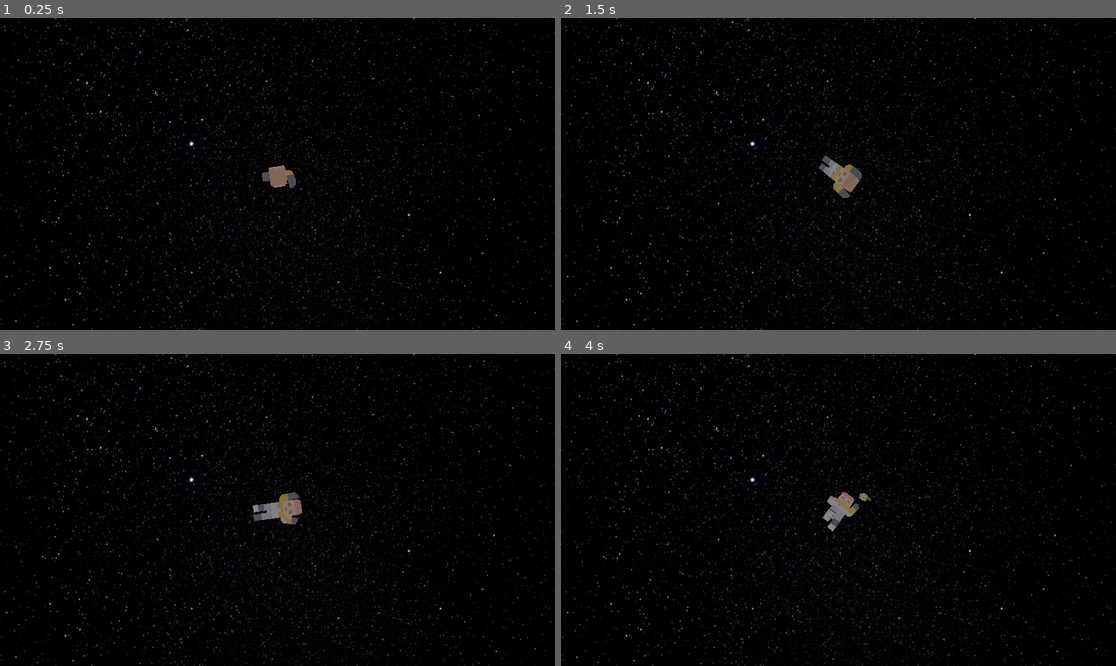
Above: before the commit, frames 1-4 (two rows, left to right).
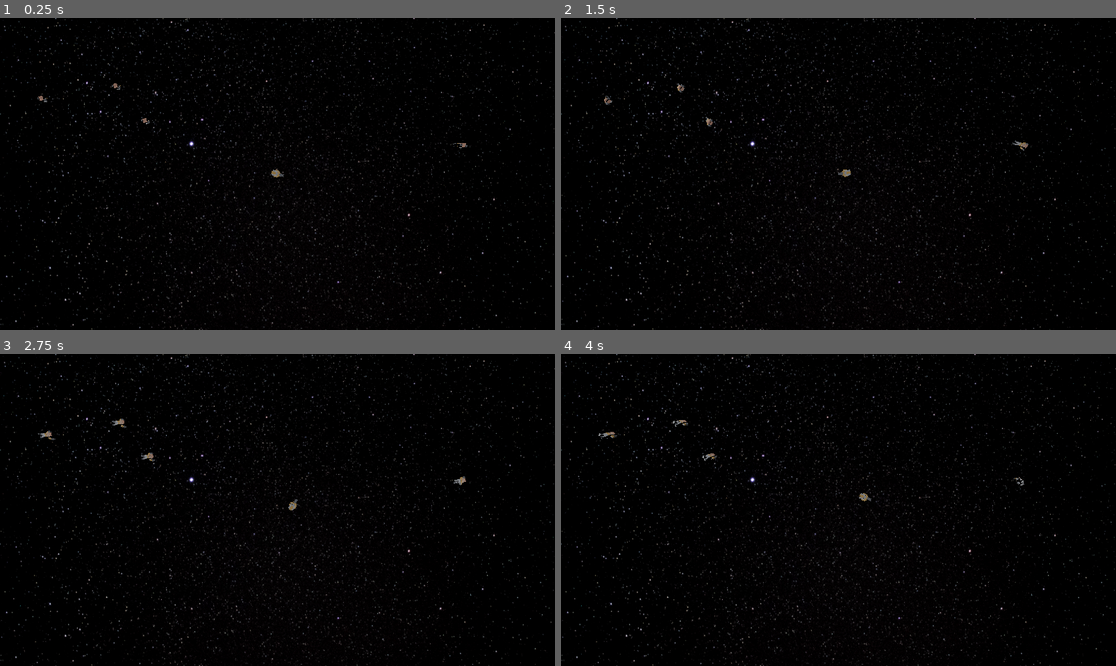
Above: after the commit, the same moments.

Repository: SiJiL82/limited-space
Game: Godot game, scene res://world.tscn
Same seed, same stepped clock (60 frames per second), same inputs: the game is played once before the commit and once after it.
Inputs (mouse positions are in pixels of both pictures, inside the frame that each line leads up to):
- Up to frame 1 (0.25 s): no input
- Up to frame 2 (1.5 s): move the mouse to (960, 158) at 0.52 s; hold Space (thruster) 0.53-1.28 s; move the mouse to (727, 189) at 1.27 s
- Up to frame 3 (2.75 s): move the mouse to (333, 441) at 2.02 s; hold Space (thruster) from 2.03 s (still down)
- Up to frame 4 (4 s): move the mouse to (810, 572) at 2.77 s; move the mouse to (1005, 556) at 3.52 s; release Space (thruster) at 3.53 s

The runs differ from the first frame. In frame 1, 0.4% of the frame differs, in the area x 6-85%, y 20-55%; in frame 2, 0.6%; in frame 3, 0.7%, in the area x 6-84%, y 20-55%; in frame 4, 0.5%.

Commit message:
spawn astronauts randomly on game start

Diff:
--- a/astronaut_floating.tscn
+++ b/astronaut_floating.tscn
@@ -137,7 +137,7 @@
 }
 
 [node name="astronautFloating" type="Node3D"]
-transform = Transform3D(40, 0, 0, 0, 40, 0, 0, 0, 40, 0, 0, 0)
+transform = Transform3D(10, 0, 0, 0, 10, 0, 0, 0, 10, 0, 0, 0)
 
 [node name="astronautA" parent="." instance=ExtResource("1_p3kgj")]
 transform = Transform3D(1, 8.88177e-16, 2.98023e-08, 0, 1, -2.98023e-08, -2.98023e-08, 2.98023e-08, 1, 0, 0, 0)
--- a/world.gd
+++ b/world.gd
@@ -1,14 +1,26 @@
 extends Node3D
 
-var StrandedAstronaut = preload("res://astronaut_floating.tscn").instantiate()
+var StrandedAstronaut = preload("res://astronaut_floating.tscn")
+var rng = RandomNumberGenerator.new()
 
 # Called when the node enters the scene tree for the first time.
 func _ready():
+	spawn_astronauts(4)
 
-	spawn_astronauts()
+func spawn_astronauts(astronauts_to_spawn):
+	for i in astronauts_to_spawn:
+		spawn_astronaut()
 
-func spawn_astronauts():
-	StrandedAstronaut.position = Vector3(0, 10, 0) #0, 20, 0 for centre.
-	self.add_child(StrandedAstronaut)
-	var animation_player = StrandedAstronaut.get_node("astronautA").get_node("AnimationPlayer")
+func spawn_astronaut():
+	var spawnedAstronaut = StrandedAstronaut.instantiate()
+	spawnedAstronaut.position = generate_random_location()
+	self.add_child(spawnedAstronaut)
+	var animation_player = spawnedAstronaut.get_node("astronautA").get_node("AnimationPlayer")
 	animation_player.play("spinning")
+
+func generate_random_location():
+	var width = -180
+	var height = -100
+	var spawnWidth = rng.randf_range(-width, width)
+	var spawnHeight = rng.randf_range(-height, height)
+	return Vector3(spawnWidth, 10, spawnHeight)
Not shown: 1 places in world.tscn that only renumber resources
